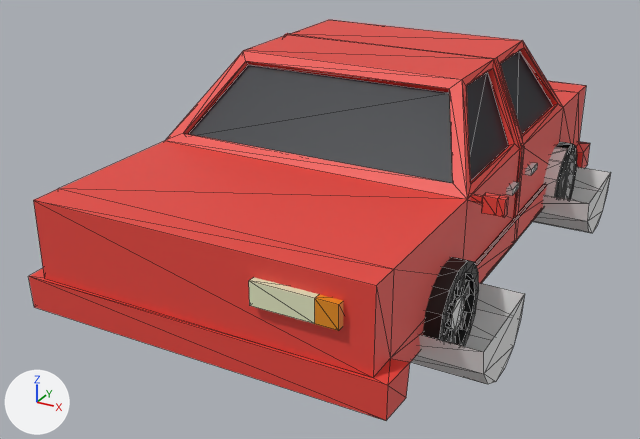
The glTF model assets/car.glb as it was, and as the next commit left it.
The view is the same before and after, from a camera (50 mm lens) standing at (2.41, -4.53, 2.36) and looking at (-0.12, 0.08, 0.05). The lights are fixed; the arrows at lower left show +X, +Y and +Z. Mesh edges are drawn as thin lines. Where no turn or scale is listed for an object, it has been applied to the vertices.
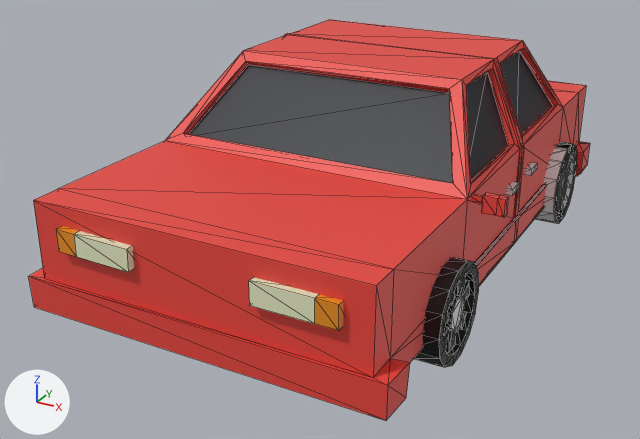
Commit message: Edit Car

Boxes (x1, y1, x2, y2) around the edits, measured in the pictures (640 x 439 px):
'Cylinder', deleted
    before: (411, 283, 525, 384)
'Cylinder.002', deleted
    before: (533, 167, 611, 233)
'Cube.004', added
    after: (56, 226, 134, 272)
    faces in mat_front (beige #e4e7c2): (74, 231, 134, 272)
    faces in mat_light (orange #e78e1b): (56, 226, 79, 256)

Patch to the scene script:
```diff
--- a/assets/car.glb.py
+++ b/assets/car.glb.py
@@ me_cube_004 @@
+me_cube_004.from_pydata([(0.236, 0.044, 0.06), (0.233, 0.044, -0.069), (-0.233, -0.044, 0.069), (-0.236, -0.044, -0.06), (-0.233, 0.044, 0.069), (-0.236, 0.044, -0.06), (-0.111, 0.044, 0.067), (-0.114, 0.044, -0.063), (-0.111, -0.044, 0.067), (-0.114, -0.044, -0.063), (0.236, -0.044, 0.06), (0.233, -0.044, -0.069)], [], [(6, 7, 5), (6, 5, 4), (4, 5, 3), (4, 3, 2), (6, 4, 2), (6, 2, 8), (5, 7, 9), (5, 9, 3), (2, 3, 9), (2, 9, 8), (0, 1, 7), (0, 7, 6), (10, 11, 1), (10, 1, 0), (8, 9, 11), (8, 11, 10), (7, 1, 11), (7, 11, 9), (0, 6, 8), (0, 8, 10)])
+for i in [*range(12, 20)]: me_cube_004.polygons[i].material_index = 1
+me_cube_004.materials.append(mat_light)  # orange #e78e1b
+me_cube_004.materials.append(mat_front)  # beige #e4e7c2
@@ ob_cylinder @@
-ob_cylinder = bpy.data.objects.new('Cylinder', me_cylinder)
-ob_cylinder.location = (1.0, -0.597, 0.053)
@@ ob_cylinder_002 @@
-ob_cylinder_002 = bpy.data.objects.new('Cylinder.002', me_cylinder_002)
-ob_cylinder_002.location = (1.0, 1.534, 0.053)
@@ ob_cube_004 @@
+ob_cube_004 = bpy.data.objects.new('Cube.004', me_cube_004)
+ob_cube_004.location = (-0.581, -1.461, 0.394)
```
